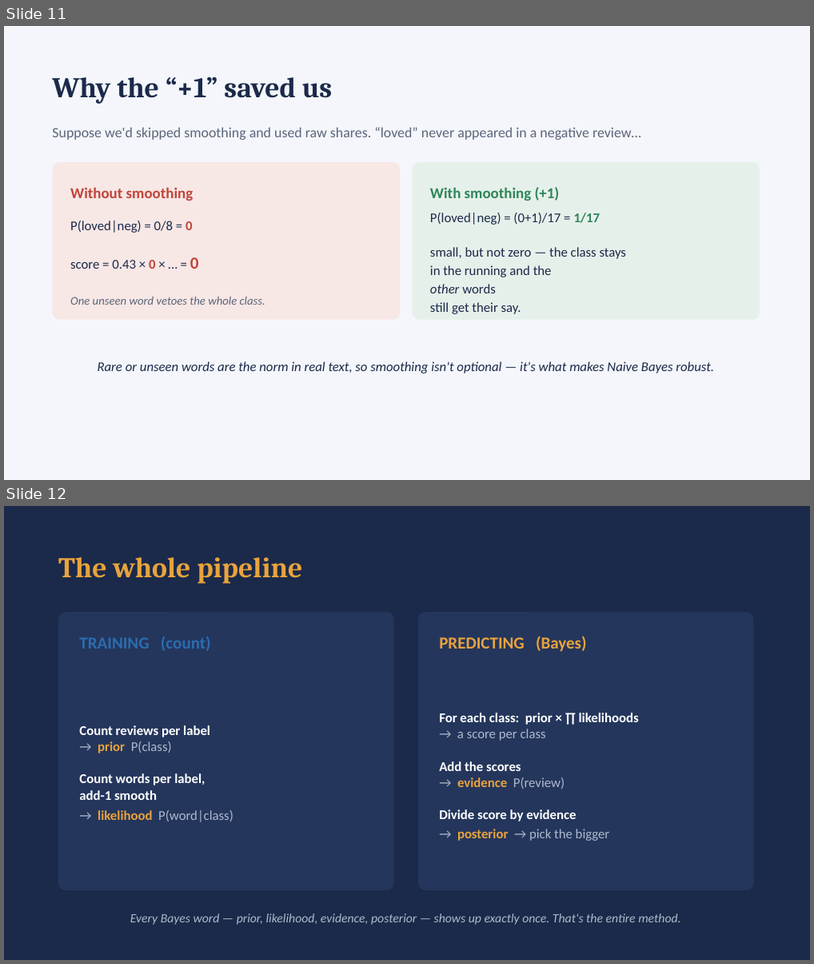
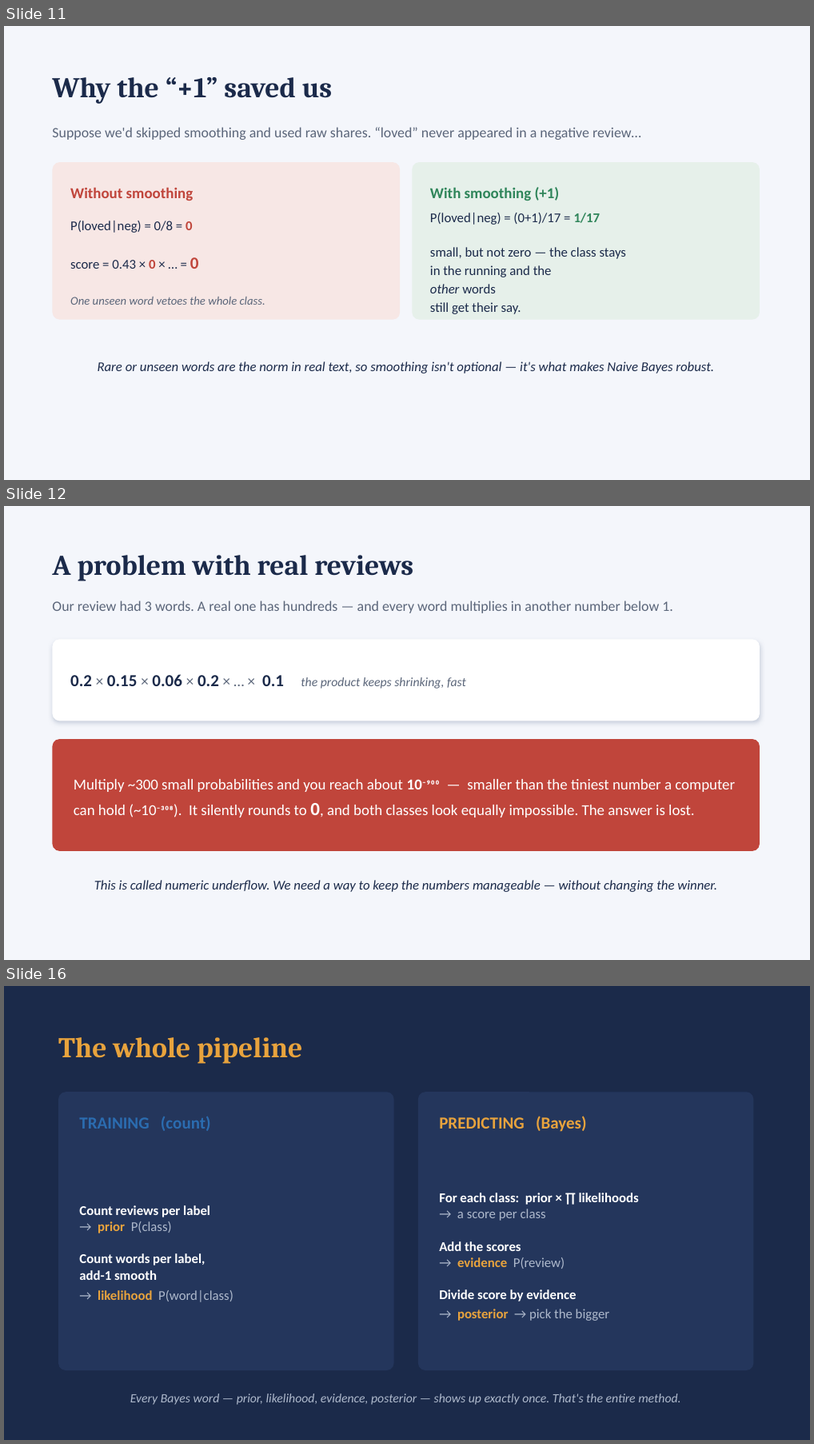
Before and after one commit to shripada/ame5003-nlp, a slide deck: slides/0016-naive-bayes-for-sentiment.pptx. Shown one above the other, each under a label of ours: slides 11 and 12 before the commit, slides 11, 12 and 16 after it; the slides between them are not shown. The pictures are 814x964 and 814x1444 pixels, drawn with LibreOffice and Linux fonts; fonts in the diff are those of the drawing. Boxes give left, top, right and bottom in pixels: in the first picture for what was removed or moved away, otherwise in the second. Text is boxed around its words. In the diff, an @@ line names an element or a change of style, - is before the commit and + after.

```diff
--- a/slides/0016-naive-bayes-for-sentiment.pptx
+++ b/slides/0016-naive-bayes-for-sentiment.pptx
@@ slide 12 added at (x1=4, y1=506, x2=810, y2=960), background #F4F6FB @@
@@ text added at (x1=52, y1=555, x2=414, y2=581), 34 pt, text #1B2A4A, bold @@
+A problem with real reviews
@@ text added at (x1=52, y1=600, x2=674, y2=613), 17 pt, text #5B667A @@
+Our review had 3 words. A real one has hundreds — and every word multiplies in another number below 1.
@@ rounded rectangle added at (x1=52, y1=639, x2=760, y2=720), fill #FFFFFF @@
@@ text added at (x1=70, y1=674, x2=466, y2=688), 15 pt, text #5B667A, italic @@
+0.2 × 0.15 × 0.06 × 0.2 × … × 0.1 the product keeps shrinking, fast
@@ rounded rectangle added at (x1=52, y1=739, x2=760, y2=851), fill #C0453B @@
@@ text added at (x1=74, y1=779, x2=735, y2=817), 18 pt, text #FFFFFF @@
+Multiply ~300 small probabilities and you reach about 10⁻⁹⁰⁰ — smaller than the tiniest number a computer can hold (~10⁻³⁰⁸). It silently rounds to 0, and both classes look equally impossible. The answer is lost.
@@ text added at (x1=94, y1=880, x2=718, y2=892), 16 pt, text #1B2A4A, italic @@
+This is called numeric underflow. We need a way to keep the numbers manageable — without changing the winner.
@@ what was slide 12 is now slide 16 @@
```
Also in this commit, not shown: 3 other slides added, 1 other file.
